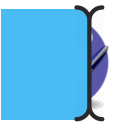
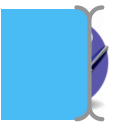
Layer changes from the first (128, 128) image to the second:
painted on "Layer #3" over (74, 5, 105, 122)
